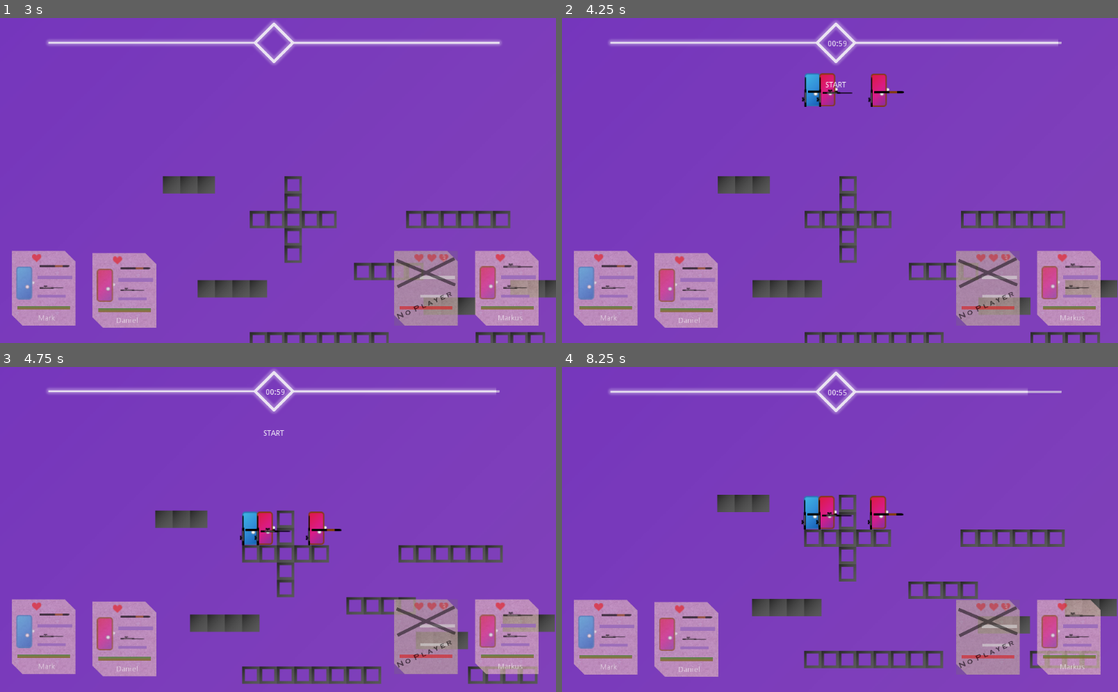
Above: before the commit, frames 1-4 (two rows, left to right).
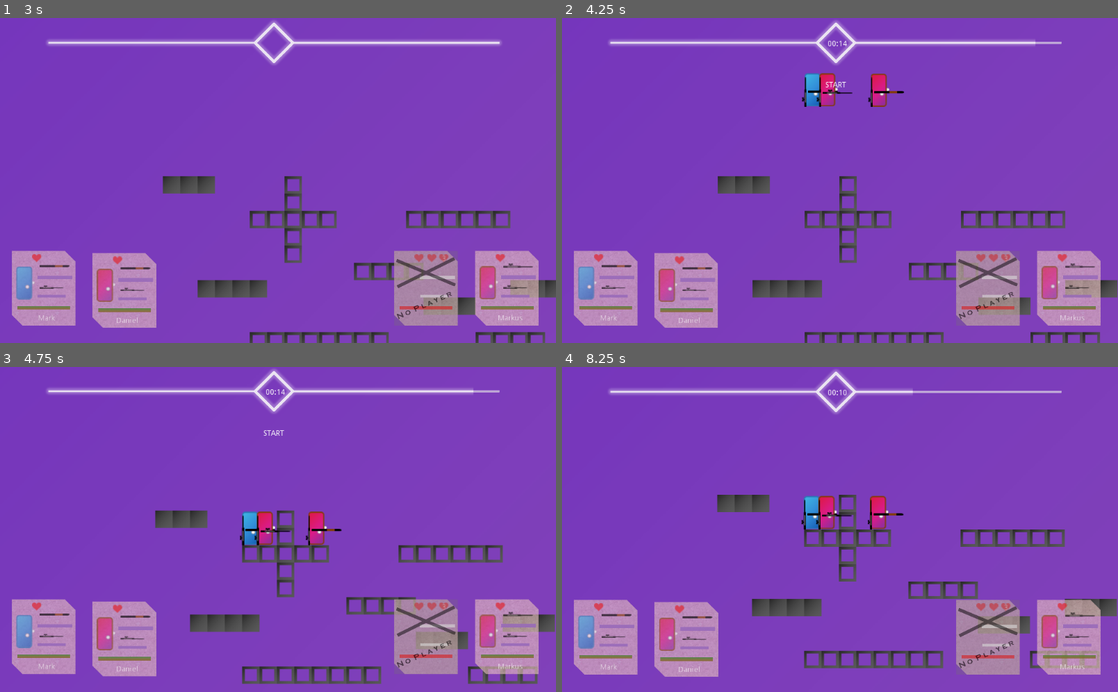
Above: after the commit, the same moments.

Repository: XanMarta/godot-game-battlefield
Game: Godot game, scene res://src/Game/PlayGround.tscn
Two runs of this game, one before a commit and one after it. Both use one fixed random seed, a clock stepped at 60 frames per second and the inputs below.
Inputs:
- Up to frame 1 (3 s): tap Enter at 2.75 s
- Up to frame 2 (4.25 s): no input
- Up to frame 3 (4.75 s): no input
- Up to frame 4 (8.25 s): tap Space at 8 s

Frame 1 is identical in both runs. In frame 2, less than 0.1% of the frame differs, in the area x 49-90%, y 6-9%; in frame 3, less than 0.1%; in frame 4, 0.4%, in the area x 49-84%, y 6-9%.

Commit message:
Fix timing system

Diff:
--- a/src/GUI/GameGUI.gd
+++ b/src/GUI/GameGUI.gd
@@ -1,7 +1,8 @@
 extends Node2D
 
 signal start_game
-signal end_game
+signal quit_game
+signal time_out
 
 
 var is_start_game = true
@@ -15,7 +16,7 @@
 	yield(get_tree().create_timer(1.0), "timeout")
 	$Label.show()
 	$Label.text = "START"
-	$Timer.start(60)
+	$Timer.start()
 	emit_signal("start_game")
 	yield(get_tree().create_timer(2.0), "timeout")
 	$Label.hide()
@@ -27,4 +28,8 @@
 	$Label.text = text
 	yield(get_tree().create_timer(3.0), "timeout")
 	$Label.hide()
-	emit_signal("end_game")
+	emit_signal("quit_game")
+
+func time_out():
+	emit_signal("time_out")
+	end("TIME OUT")
--- a/src/GUI/GameGUI.tscn
+++ b/src/GUI/GameGUI.tscn
@@ -20,4 +20,4 @@
 }
 
 [node name="Timer" parent="." instance=ExtResource( 2 )]
-[connection signal="time_out" from="Timer" to="." method="end" binds= [ "TIME OUT" ]]
+[connection signal="time_out" from="Timer" to="." method="time_out"]
--- a/src/Game/PlayGround.gd
+++ b/src/Game/PlayGround.gd
@@ -3,8 +3,9 @@
 
 export (PackedScene) var player_scene
 
+
 var is_running = false
-
+var timing = 15
 
 
 func init_player():
@@ -40,6 +41,7 @@
 func prepare_game():
 	$Actors.prepare_game()
 	$Screen/GameGUI.start()
+	$Screen/GameGUI/Timer.set_time(timing)
 
 
 func start_game():
@@ -58,3 +60,6 @@
 
 func quit_game():
 	get_tree().quit()
+
+func time_out():
+	is_running = false
--- a/src/Game/PlayGround.tscn
+++ b/src/Game/PlayGround.tscn
@@ -64,5 +64,6 @@
 [node name="GameGUI" parent="Screen" instance=ExtResource( 10 )]
 [connection signal="timeout" from="Map/ItemSpawn" to="Map" method="_on_ItemSpawn_timeout"]
 [connection signal="end_game" from="Actors" to="." method="end_game"]
-[connection signal="end_game" from="Screen/GameGUI" to="." method="quit_game"]
+[connection signal="quit_game" from="Screen/GameGUI" to="." method="quit_game"]
 [connection signal="start_game" from="Screen/GameGUI" to="." method="start_game"]
+[connection signal="time_out" from="Screen/GameGUI" to="." method="time_out"]
--- a/src/GameElement/Timer.gd
+++ b/src/GameElement/Timer.gd
@@ -4,13 +4,17 @@
 
 
 
-var current_time = 120 setget update_time
+var current_time = 100 setget update_time
 
 
-func start(second = 120):
-	$Timer.start()
+func set_time(second):
 	$Timer_ray.max_value = second
 	self.current_time = second
+
+
+func start():
+	$Timer.start()
+	$Clock.show()
 
 
 func update_time(value):
--- a/src/GameElement/Timer.tscn
+++ b/src/GameElement/Timer.tscn
@@ -8,6 +8,7 @@
 script = ExtResource( 1 )
 
 [node name="Clock" type="Label" parent="."]
+visible = false
 margin_left = 488.844
 margin_top = 40.7352
 margin_right = 528.844
